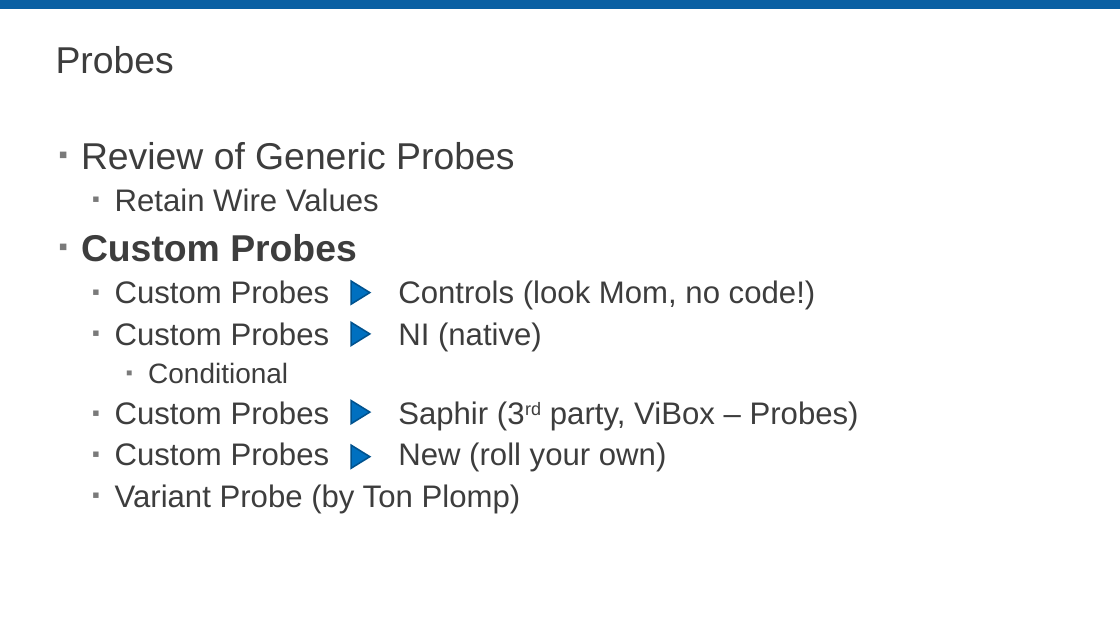
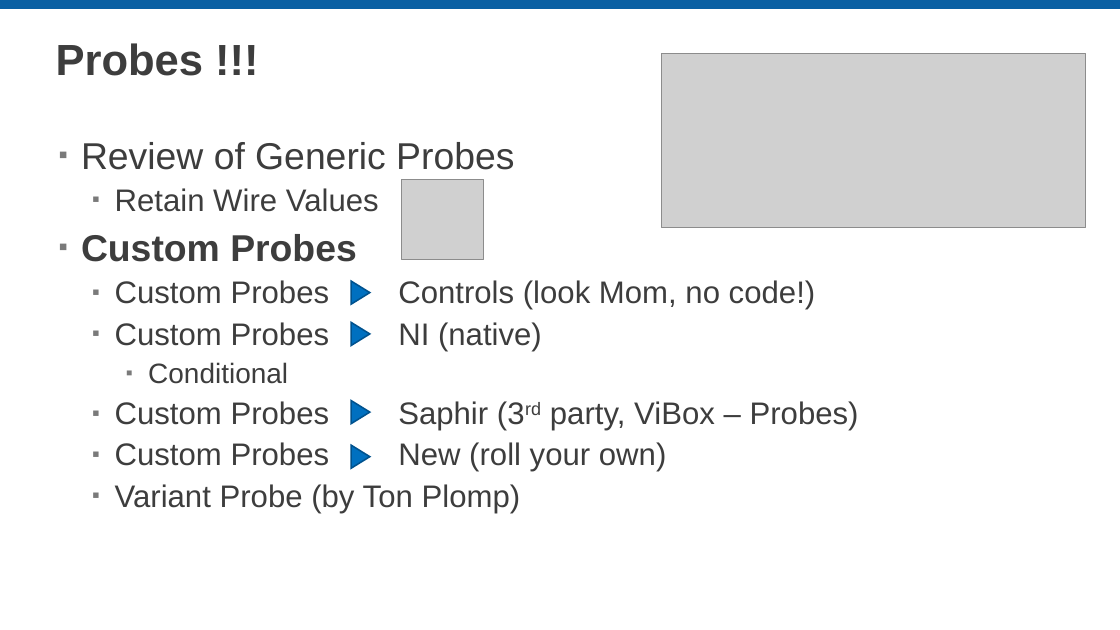
Before and after one commit to sandialabs/LVTM, a slide deck: slide 10 of Documentation/LVTM_NIWeek_2017.pptx (slide 9 before the commit). Drawn at 1120x630 pixels with LibreOffice and Linux fonts; fonts in the diff are those of the drawing; grey boxes stand for pictures; background and template pictures are left out. Boxes give left, top, right and bottom in pixels: in the first picture for what was removed or moved away, otherwise in the second. Text is boxed around its words. In the diff, an @@ line names an element or a change of style, - is before the commit and + after.

```diff
--- a/Documentation/LVTM_NIWeek_2017.pptx
+++ b/Documentation/LVTM_NIWeek_2017.pptx
@@ title at [56, 43, 203, 76]: text changed; size 24 to 28 pt; bold on @@
-Probes
+Probes !!!
@@ picture added at [661, 54, 1085, 227] @@
@@ picture added at [401, 179, 484, 259] @@
```
Also in this commit, not shown: 4 other slides changed, 9 slides added, 1 slide removed.
